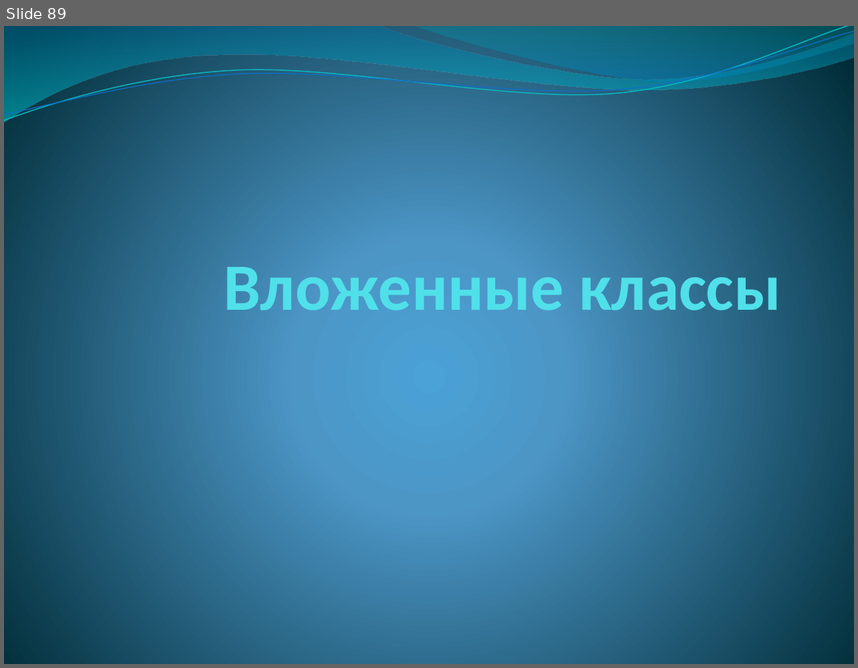
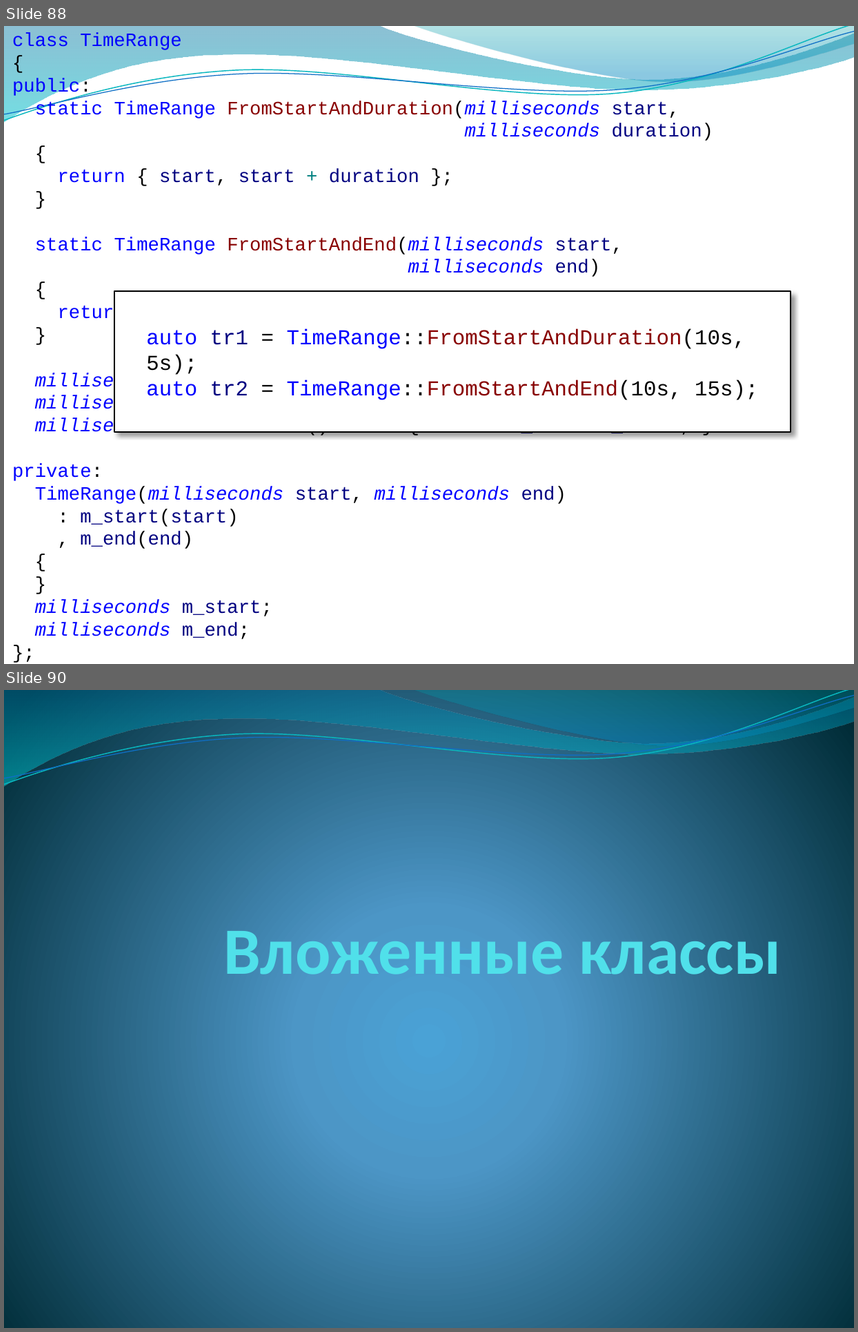
Before and after one commit to alexey-malov/oop, a slide deck: lectures/02/Основы ООП.pptx. Shown one above the other, each under a label of ours: slide 89 before the commit, slides 88 and 90 after it; the slides between them are not shown. The pictures are 858x668 and 858x1332 pixels, drawn with LibreOffice and Linux fonts; fonts in the diff are those of the drawing; background and template pictures are left out. Boxes give left, top, right and bottom in pixels: in the first picture for what was removed or moved away, otherwise in the second. Text is boxed around its words. In the diff, an @@ line names an element or a change of style, - is before the commit and + after.

```diff
--- a/lectures/02/Основы ООП.pptx
+++ b/lectures/02/Основы ООП.pptx
@@ slide 88 added at <box>4,26,854,664</box>, background picture (left out); not listed: 4 template elements that a slide beside it also shows @@
@@ text added at <box>12,33,714,639</box>, 16 pt, text #0000FF @@
+class TimeRange
+{
+public:
+static TimeRange FromStartAndDuration(milliseconds start,
+milliseconds duration)
+{
+return { start, start + duration };
+}
+static TimeRange FromStartAndEnd(milliseconds start,
+milliseconds end)
+{
+return { start, end };
+}
+milliseconds GetStart() const { return m_start; }
+milliseconds GetEnd() const { return m_end; }
+milliseconds GetDuration() const { return m_end - m_start; }
+private:
+TimeRange(milliseconds start, milliseconds end)
+: m_start(start)
+, m_end(end)
+{
+}
+milliseconds m_start;
+milliseconds m_end;
+};
@@ rectangle added at <box>114,291,791,432</box>, fill #FFFFFF, outline #000000 1 pt, 18 pt, text #880000 @@
+auto tr1 = TimeRange::FromStartAndDuration(10s, 5s);
+auto tr2 = TimeRange::FromStartAndEnd(10s, 15s);
@@ what was slide 89 is now slide 90 @@
```
Also in this commit, not shown: 5 slides changed, 2 other slides added, 2 slides removed, 10 other files.
